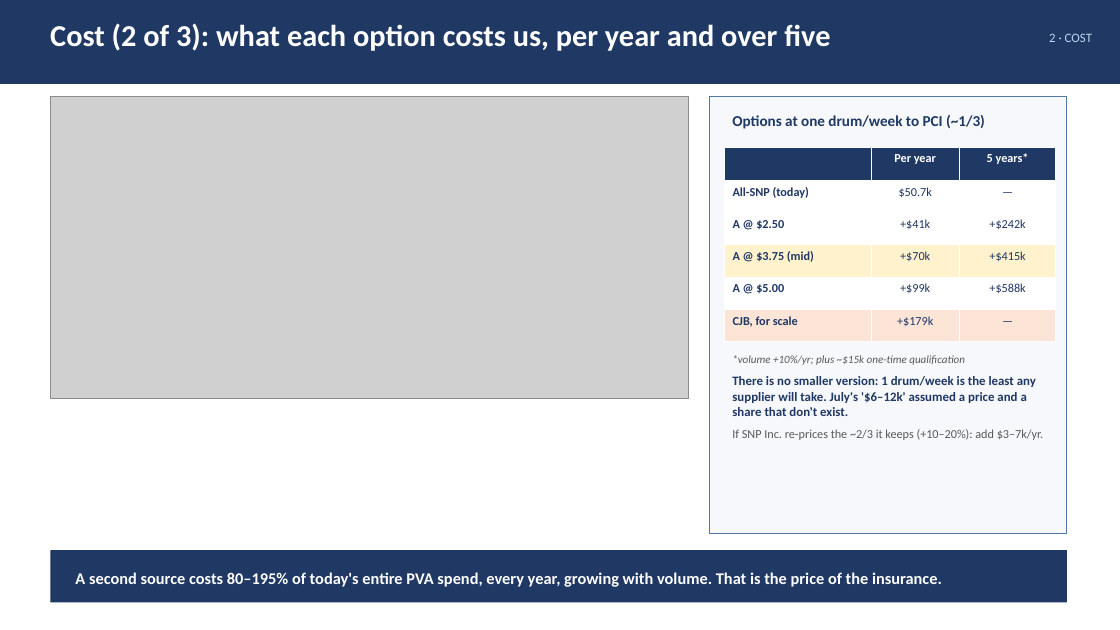
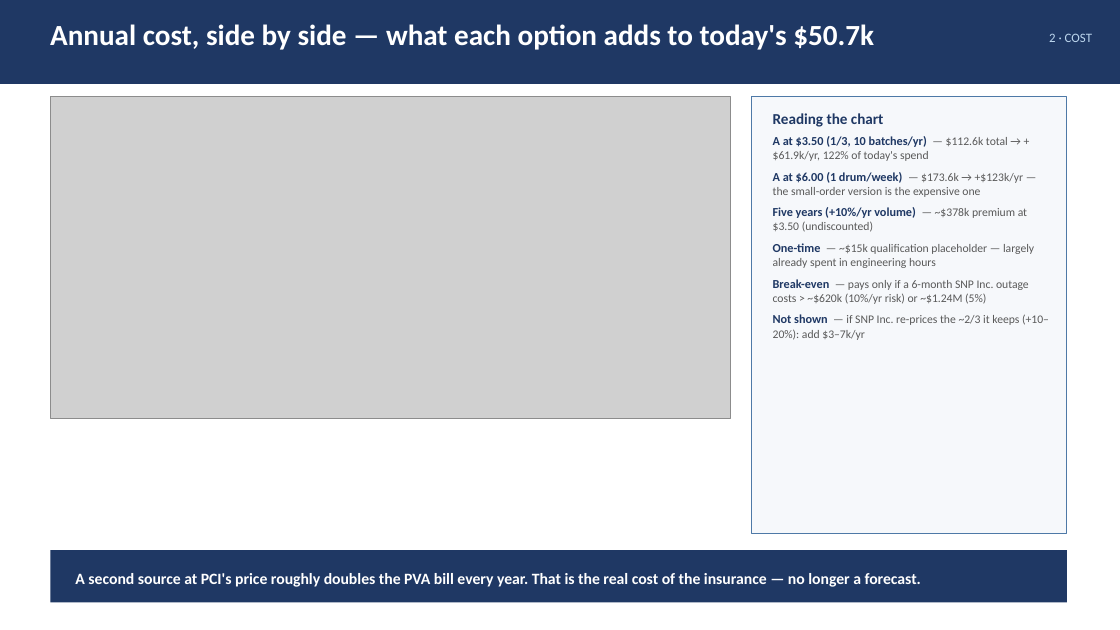
Before and after one commit to naviero1/Claude-Works, a slide deck: slide 5 of PVA second supplier initiative/PVA_Second_Supplier_Leadership_Deck.pptx (slide 4 before the commit). Drawn at 1120x630 pixels with LibreOffice and Linux fonts; fonts in the diff are those of the drawing; grey boxes stand for pictures. Boxes give left, top, right and bottom in pixels: in the first picture for what was removed or moved away, otherwise in the second. Text is boxed around its words. In the diff, an @@ line names an element or a change of style, - is before the commit and + after.

```diff
--- a/PVA second supplier initiative/PVA_Second_Supplier_Leadership_Deck.pptx
+++ b/PVA second supplier initiative/PVA_Second_Supplier_Leadership_Deck.pptx
@@ text at (50, 24, 874, 50): text changed; size 26 to 25 pt @@
-Cost (2 of 3): what each option costs us, per year and over five
+Annual cost, side by side — what each option adds to today's $50.7k
@@ picture: place and size @@
-picture at (50, 97, 689, 398)
+picture at (50, 97, 731, 418)
@@ text removed at (732, 115, 985, 129) @@
-Options at one drum/week to PCI (~1/3)
@@ rectangle: place and size @@
-rectangle at (710, 97, 1067, 534)
+rectangle at (752, 97, 1067, 534)
@@ text added at (773, 113, 1049, 340), 10 pt, text #595959 @@
+Reading the chart
+A at $3.50 (1/3, 10 batches/yr) — $112.6k total → +$61.9k/yr, 122% of today's spend
+A at $6.00 (1 drum/week) — $173.6k → +$123k/yr — the small-order version is the expensive one
+Five years (+10%/yr volume) — ~$378k premium at $3.50 (undiscounted)
+One-time — ~$15k qualification placeholder — largely already spent in engineering hours
+Break-even — pays only if a 6-month SNP Inc. outage costs > ~$620k (10%/yr risk) or ~$1.24M (5%)
+Not shown — if SNP Inc. re-prices the ~2/3 it keeps (+10–20%): add $3–7k/yr
@@ table removed at (724, 147, 1056, 340), 6 rows, 3 columns @@
- | Per year | 5 years*
-All-SNP (today) | $50.7k | —
-A @ $2.50 | +$41k | +$242k
-A @ $3.75 (mid) | +$70k | +$415k
-A @ $5.00 | +$99k | +$588k
-CJB, for scale | +$179k | —
@@ text removed at (732, 355, 1043, 440) @@
-*volume +10%/yr; plus ~$15k one-time qualification
-There is no smaller version: 1 drum/week is the least any supplier will take. July's '$6–12k' assumed a price and a share that don't exist.
-If SNP Inc. re-prices the ~2/3 it keeps (+10–20%): add $3–7k/yr.
@@ text at (75, 573, 921, 587): text changed; size 14 to 13.5 pt @@
-A second source costs 80–195% of today's entire PVA spend, every year, growing with volume. That is the price of the insurance.
+A second source at PCI's price roughly doubles the PVA bill every year. That is the real cost of the insurance — no longer a forecast.
```
Also in this commit, not shown: 5 other slides changed, 5 slides added, 3 slides removed, 5 other files.
